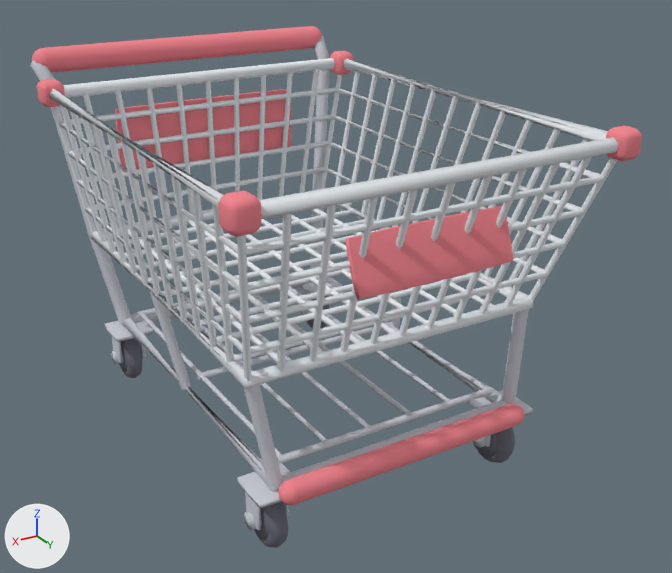
An edit to the OBJ model assets/meshes/ShoppingCart.obj, drawn before and after from the same camera.
Camera for both pictures: a 50 mm lens placed at (4.66, 8.97, 5.93), pointed at (-0.33, 0.65, 1.77). The axes (+X, +Y, +Z) are drawn at lower left. The lights are the same throughout. The older version comes first. Where no turn or scale is listed for an object, it has been applied to the vertices. Vertices at exactly the same position are counted once.

Script lines for the objects in view, before the commit:
```python
me_basket = bpy.data.meshes.new('Basket')
me_basket.from_pydata(...)  # 768 vertices, 888 faces; spans x -2.02..2.0, y -1.94..3.17, z 1.87..3.83
me_basket.materials.append(mat_basket)  # white #e8edf1
me_chassis = bpy.data.meshes.new('Chassis')
me_chassis.from_pydata(...)  # 648 vertices, 1042 faces; spans x -2.0..2.0, y -2.56..2.6, z 0.23..4.06
me_chassis.materials.append(mat_chassis)  # light grey #cacdd5
me_frame = bpy.data.meshes.new('Frame')
me_frame.from_pydata(...)  # 676 vertices, 1320 faces; spans x -2.09..2.09, y -2.65..3.24, z 0.68..4.17
me_frame.materials.append(mat_frame)  # pink #f4858f
me_wheels = bpy.data.meshes.new('Wheels')
me_wheels.from_pydata(...)  # 744 vertices, 1536 faces; spans x -1.5..1.5, y -2.06..2.57, z 0.0..0.68
me_wheels.materials.append(mat_wheels)  # grey #6e6e7a
ob_basket = bpy.data.objects.new('Basket', me_basket)
ob_basket.location = (0.0, 0.0, 0.0)
ob_chassis = bpy.data.objects.new('Chassis', me_chassis)
ob_chassis.location = (0.0, 0.0, 0.0)
ob_frame = bpy.data.objects.new('Frame', me_frame)
ob_frame.location = (0.0, 0.0, 0.0)
ob_wheels = bpy.data.objects.new('Wheels', me_wheels)
ob_wheels.location = (0.0, 0.0, 0.0)
```
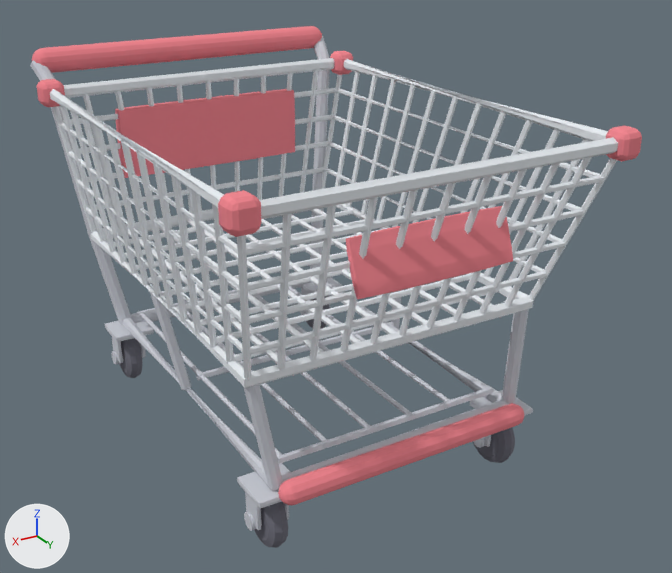
Boxes [x1, y1, x2, y2] around the edits, measured in the pictures (672 x 573 px; the box of a moved part takes in the faces that stretch with it):
part 1 of me_basket, shading changed
    both: [50, 58, 618, 388]
part 2 of me_chassis, shading changed
    both: [37, 39, 533, 531]
part 3 of me_frame, moved or reshaped
    before: [116, 89, 292, 172]
    after: [116, 89, 295, 178]

The change, as a list of edits to the scene's bpy script:
```text
Change me_basket:
    where me_basket.from_pydata(...)  # 768 vertices, 888 faces; spans x -2.02..2.0, y -1.94..3.17, z 1.87..3.83
    used by ob_basket; location = (0.0, 0.0, 0.0)
    me_basket part 1: all faces are now shaded flat (888 of 888 changed)
Change me_chassis:
    where me_chassis.from_pydata(...)  # 648 vertices, 1042 faces; spans x -2.0..2.0, y -2.56..2.6, z 0.23..4.06
    used by ob_chassis; location = (0.0, 0.0, 0.0)
    me_chassis part 2: all faces are now shaded flat (1042 of 1042 changed)
Change me_frame:
    where me_frame.from_pydata(...)  # 676 vertices, 1320 faces; spans x -2.09..2.09, y -2.65..3.24, z 0.68..4.17
    used by ob_frame; location = (0.0, 0.0, 0.0)
    me_frame part 3: all 24 vertices in x -1.2..1.2, y -1.95..-1.93, z 2.63..3.47 are moved by (0.0, 0.1, 0.0)
```
